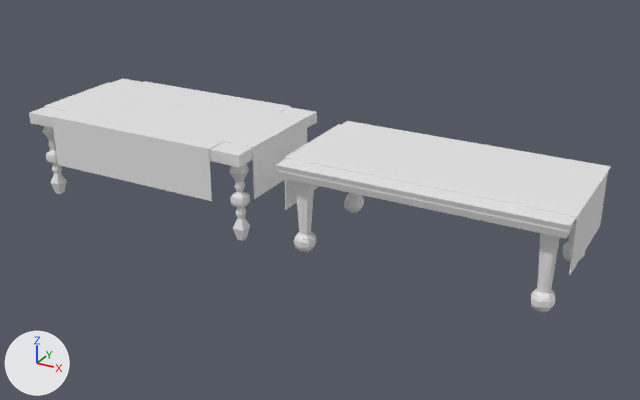
Renders of the Blender file art/models/props/party_table/party_table.blend from each side of a commit.
Rendered twice from a 50 mm lens placed at (2.72, -7.33, 4.33), pointed at (-1.33, 0.04, 0.64). The axes (+X, +Y, +Z) are drawn at lower left. The lights are the same throughout. The picture after the commit comes second.

Script lines for the objects in view, before the commit:
```python
me_geo_party_table_ver1 = bpy.data.meshes.new('geo_party_table_ver1')
me_geo_party_table_ver1.from_pydata(...)  # 592 vertices, 585 faces; spans x -0.6..0.6, y -1.0..1.0, z -12.8..11.9
me_geo_party_table_ver2 = bpy.data.meshes.new('geo_party_table_ver2')
me_geo_party_table_ver2.from_pydata(...)  # 428 vertices, 426 faces; spans x -1.01..1.01, y -1.0..1.0, z -9.64..4.48
ob_party_table_ver1 = bpy.data.objects.new('party_table_ver1', me_geo_party_table_ver1)
ob_party_table_ver1.location = (-3.133, 0.0, 0.85)
ob_party_table_ver1.scale = (2.33, 0.768, 0.0404)
ob_party_table_ver2 = bpy.data.objects.new('party_table_ver2', me_geo_party_table_ver2)
ob_party_table_ver2.location = (0.0, 0.0, 1.0)
ob_party_table_ver2.scale = (1.38, 0.739, 0.0673)
```
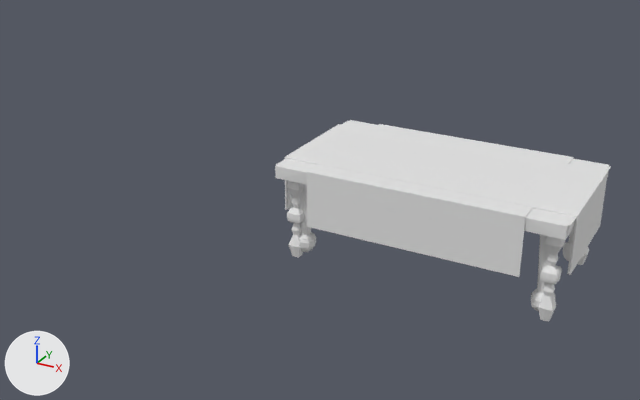
Boxes (x1, y1, x2, y2) around the edits, measured in the pictures (640 x 400 px):
'party_table_ver1', moved
    before: (29, 78, 317, 241)
    after: (275, 120, 609, 322)

Diff of the bpy script that builds the scene:
```diff
--- a/art/models/props/party_table/party_table.blend.py
+++ b/art/models/props/party_table/party_table.blend.py
@@ ob_party_table_ver1 @@
 ob_party_table_ver1 = bpy.data.objects.new('party_table_ver1', me_geo_party_table_ver1)
-ob_party_table_ver1.location = (-3.133, 0.0, 0.85)
+ob_party_table_ver1.location = (0.0, 0.0, 0.82)
 ob_party_table_ver1.scale = (2.33, 0.768, 0.0404)
```
